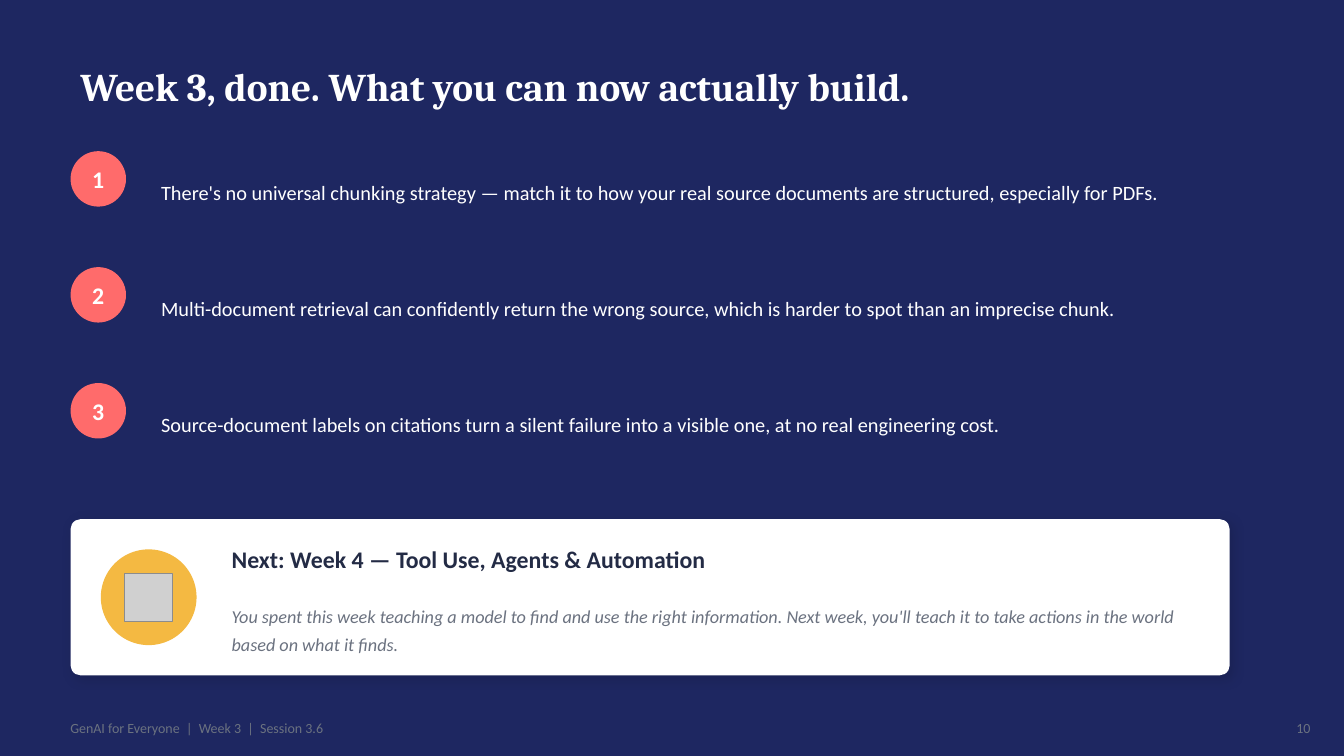
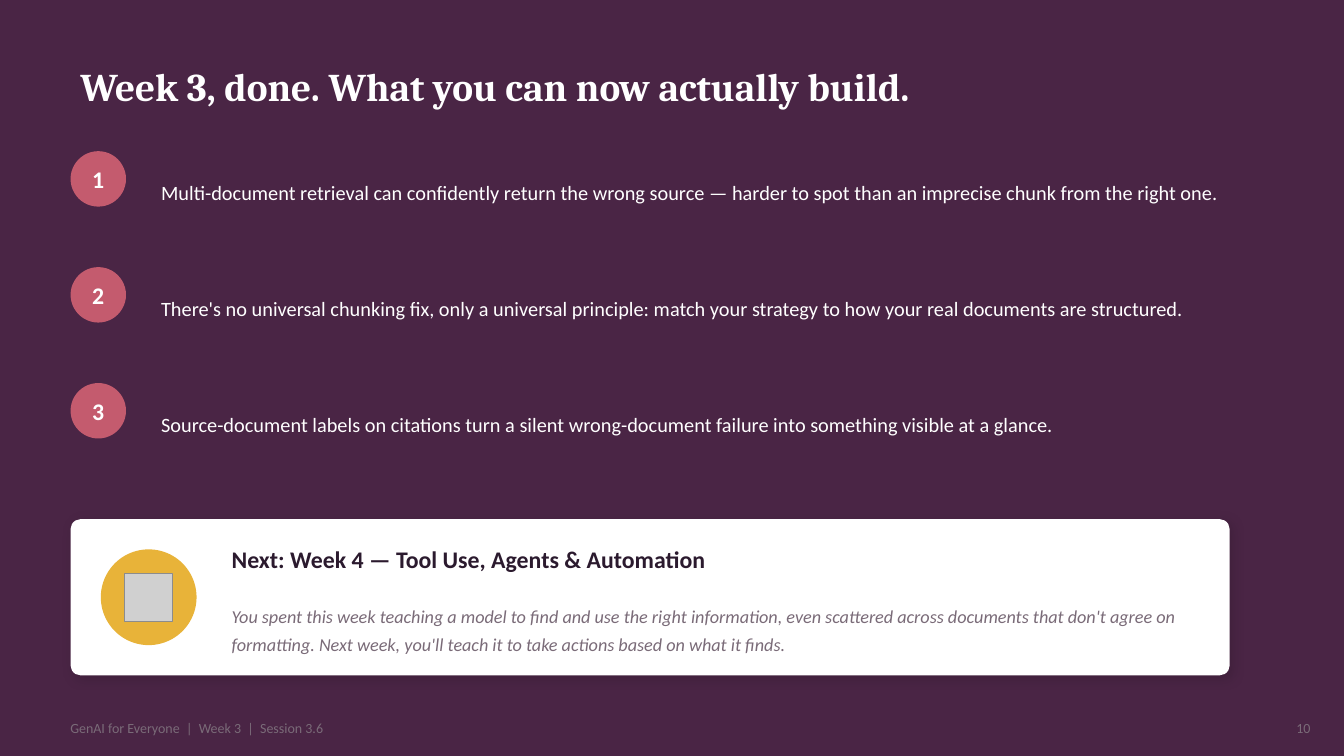
Before and after one commit to TechNaom/genai-for-everyone, a slide deck: slide 10 of slides/week-03/session-3.6.pptx. Drawn at 1344x756 pixels with LibreOffice and Linux fonts; fonts in the diff are those of the drawing; grey boxes stand for pictures. Boxes give left, top, right and bottom in pixels: in the first picture for what was removed or moved away, otherwise in the second. Text is boxed around its words. In the diff, an @@ line names an element or a change of style, - is before the commit and + after.

Commit message:
Rebuild Session 3.6 from scratch: campus Q&A bot, new corpus, new bug

```diff
--- a/slides/week-03/session-3.6.pptx
+++ b/slides/week-03/session-3.6.pptx
@@ background #1E2761 to #4A2545 @@
@@ text at [161, 186, 1217, 204]: text changed @@
-There's no universal chunking strategy — match it to how your real source documents are structured, especially for PDFs.
+Multi-document retrieval can confidently return the wrong source — harder to spot than an imprecise chunk from the right one.
@@ text at [161, 302, 1182, 320]: text changed @@
-Multi-document retrieval can confidently return the wrong source, which is harder to spot than an imprecise chunk.
+There's no universal chunking fix, only a universal principle: match your strategy to how your real documents are structured.
@@ fill #FF6B6B to #C45B6E in 3 elements at [71, 151, 126, 207], [71, 267, 126, 323], [71, 383, 126, 439] @@
@@ text at [161, 418, 1052, 436]: text changed @@
-Source-document labels on citations turn a silent failure into a visible one, at no real engineering cost.
+Source-document labels on citations turn a silent wrong-document failure into something visible at a glance.
@@ text "Next: Week 4 — Tool ..." at [232, 551, 706, 572]: text colour #232B45 to #2B1A2E @@
@@ text at [232, 610, 1175, 654]: text changed; text colour #6B7280 to #7A6B78 @@
-You spent this week teaching a model to find and use the right information. Next week, you'll teach it to take actions in the world based on what it finds.
+You spent this week teaching a model to find and use the right information, even scattered across documents that don't agree on formatting. Next week, you'll teach it to take actions based on what it finds.
@@ text "GenAI for Everyone | Week ..." at [70, 724, 323, 735]: text colour #6B7280 to #7A6B78 @@
@@ text "10" at [1296, 724, 1310, 733]: text colour #6B7280 to #7A6B78 @@
```
Also in this commit, not shown: 7 other slides changed, 2 slides added, 2 slides removed, 10 other files.
